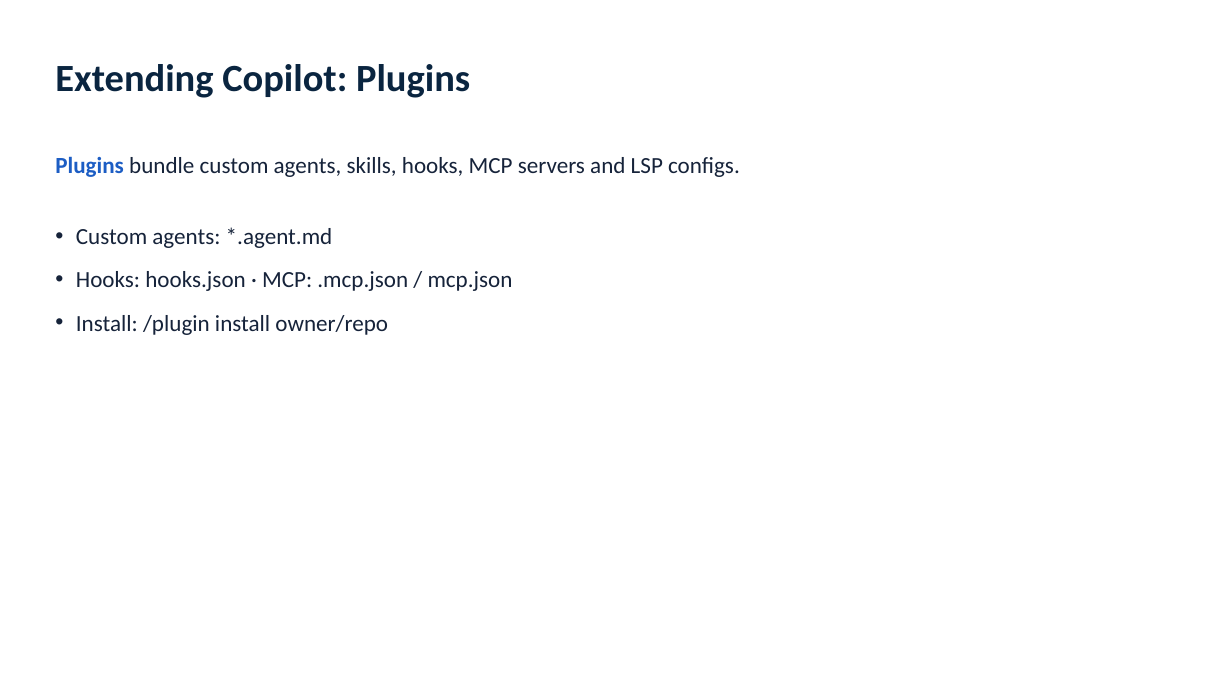
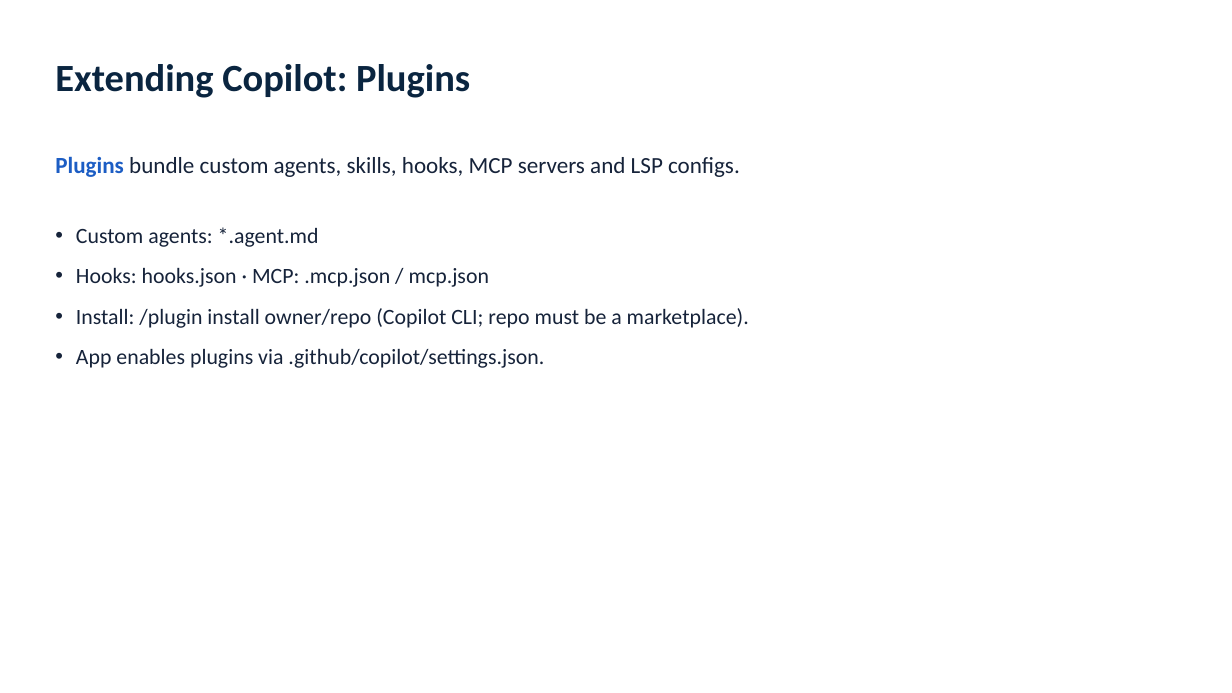
Before and after one commit to amilos/agentic-coding-101, a slide deck: slide 11 of slides/agentic-coding-101.pptx. Drawn at 1232x693 pixels with LibreOffice and Linux fonts; fonts in the diff are those of the drawing. Boxes give left, top, right and bottom in pixels: in the first picture for what was removed or moved away, otherwise in the second. Text is boxed around its words. In the diff, an @@ line names an element or a change of style, - is before the commit and + after.

```diff
--- a/slides/agentic-coding-101.pptx
+++ b/slides/agentic-coding-101.pptx
@@ text at bbox=[76, 227, 489, 287]: size 18 to 17 pt in "Custom agents: *.agent.md", "Hooks: hooks.json · MCP: .mcp.json / mcp.json"; less space between paragraphs @@
@@ text at bbox=[76, 308, 749, 368]: text changed; size 18 to 17 pt @@
-• Install: /plugin install owner/repo
+• Install: /plugin install owner/repo (Copilot CLI; repo must be a marketplace).
+• App enables plugins via .github/copilot/settings.json.
```
Also in this commit, not shown: 1 other slide changed, 5 other files.
